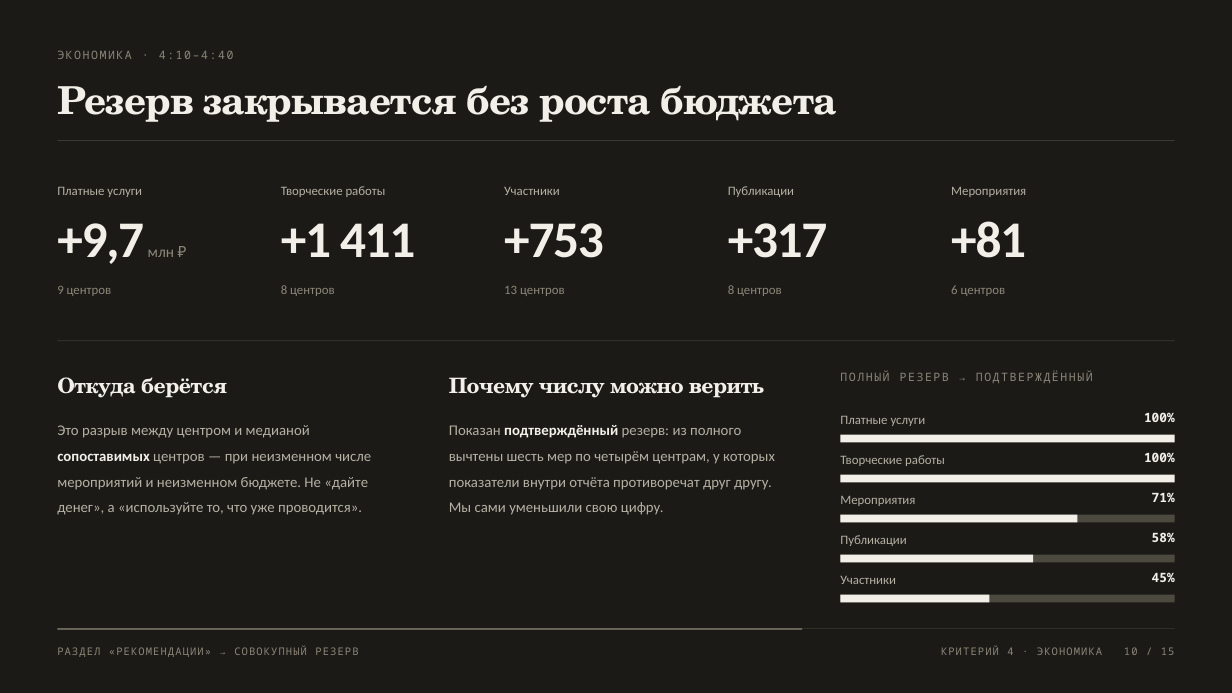
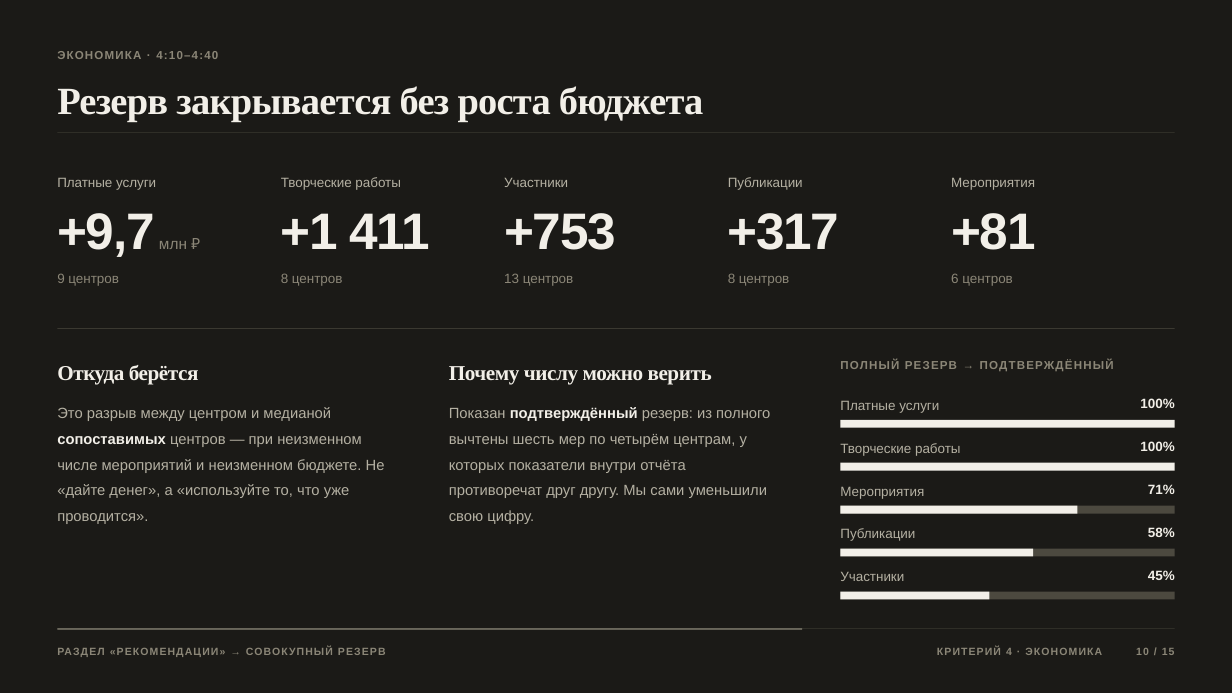
Before and after one commit to justririll/hakaton-kek, a slide deck: slide 10 of presentation/vitdashboard-7min.pptx. Drawn at 1232x693 pixels with LibreOffice and Linux fonts; fonts in the diff are those of the drawing. Boxes give left, top, right and bottom in pixels: in the first picture for what was removed or moved away, otherwise in the second. Text is boxed around its words. In the diff, an @@ line names an element or a change of style, - is before the commit and + after.

```diff
--- a/presentation/vitdashboard-7min.pptx
+++ b/presentation/vitdashboard-7min.pptx
@@ text "ЭКОНОМИКА · 4:10–4:40" at (x1=156, y1=51, x2=218, y2=59): font Noto Sans Mono to Arial, letter spacing 1.2 to 0.9 pt, bold on @@
@@ text "+9,7 млн ₽" moved from (x1=57, y1=223, x2=174, y2=264) to (x1=57, y1=213, x2=187, y2=257) @@
@@ text "+1 411" moved from (x1=281, y1=223, x2=415, y2=257) to (x1=281, y1=213, x2=430, y2=249) @@
@@ text "+753" moved from (x1=504, y1=223, x2=604, y2=258) to (x1=504, y1=213, x2=616, y2=250) @@
@@ text "+317" moved from (x1=728, y1=223, x2=828, y2=258) to (x1=728, y1=213, x2=840, y2=250) @@
@@ text "+81" moved from (x1=951, y1=221, x2=1026, y2=258) to (x1=951, y1=213, x2=1035, y2=250) @@
@@ text "Откуда берётся" moved from (x1=57, y1=377, x2=227, y2=398) to (x1=57, y1=365, x2=199, y2=385) @@
@@ font TeX Gyre Schola to Times New Roman in 3 elements at (x1=57, y1=86, x2=703, y2=122), (x1=57, y1=365, x2=199, y2=385), (x1=449, y1=366, x2=712, y2=385) @@
@@ text "Почему числу можно верить" moved from (x1=449, y1=377, x2=764, y2=398) to (x1=449, y1=366, x2=712, y2=385) @@
@@ text "ПОЛНЫЙ РЕЗЕРВ → ПОДТВЕРЖДЁННЫЙ" at (x1=841, y1=358, x2=1176, y2=374): font Noto Sans Mono to Arial, letter spacing 1.2 to 0.9 pt, bold on @@
@@ text "Это разрыв между центром и ..." moved from (x1=57, y1=425, x2=371, y2=515) to (x1=57, y1=407, x2=385, y2=524) @@
@@ font Calibri to Arial in 7 elements at (x1=57, y1=213, x2=187, y2=257), (x1=281, y1=213, x2=430, y2=249), (x1=504, y1=213, x2=616, y2=250), (x1=728, y1=213, x2=840, y2=250), (x1=951, y1=213, x2=1035, y2=250), (x1=57, y1=407, x2=385, y2=524), (x1=449, y1=407, x2=770, y2=524) @@
@@ text "Показан подтверждённый резерв: из полного ..." moved from (x1=449, y1=425, x2=775, y2=515) to (x1=449, y1=407, x2=770, y2=524) @@
@@ size 10 to 10.5 pt, font Calibri to Arial in 15 elements at (x1=840, y1=572, x2=904, y2=581), (x1=840, y1=528, x2=915, y2=541), (x1=840, y1=487, x2=924, y2=499), (x1=57, y1=178, x2=156, y2=190), (x1=281, y1=177, x2=400, y2=190), (x1=504, y1=178, x2=568, y2=187), (x1=728, y1=177, x2=803, y2=190), (x1=951, y1=178, x2=1035, y2=190), (x1=57, y1=274, x2=118, y2=286), (x1=281, y1=274, x2=342, y2=286), (x1=504, y1=274, x2=574, y2=286), (x1=728, y1=274, x2=789, y2=286), (x1=951, y1=274, x2=1012, y2=286), (x1=840, y1=443, x2=960, y2=456), (x1=840, y1=401, x2=939, y2=413) @@
@@ size 10 to 10.5 pt, font Noto Sans Mono to Arial in 5 elements at (x1=1148, y1=570, x2=1175, y2=580), (x1=1148, y1=527, x2=1175, y2=537), (x1=1148, y1=484, x2=1175, y2=494), (x1=1140, y1=441, x2=1174, y2=451), (x1=1140, y1=398, x2=1174, y2=408) @@
@@ 2 texts, 1 rectangle moved together from (x1=840, y1=412, x2=1176, y2=443) to (x1=840, y1=398, x2=1176, y2=428) @@
@@ 15 texts, 5 rectangles moved together from (x1=57, y1=140, x2=1176, y2=523) to (x1=57, y1=132, x2=1176, y2=514) @@
@@ 4 rectangles moved together from (x1=841, y1=555, x2=1176, y2=604) to (x1=841, y1=549, x2=1176, y2=600) @@
@@ font Noto Sans Mono to Arial, bold on in 3 elements at (x1=57, y1=645, x2=1175, y2=661), (x1=1136, y1=648, x2=1175, y2=655), (x1=937, y1=648, x2=1102, y2=655) @@
```
Also in this commit, not shown: 14 other slides changed, 7 other files.
